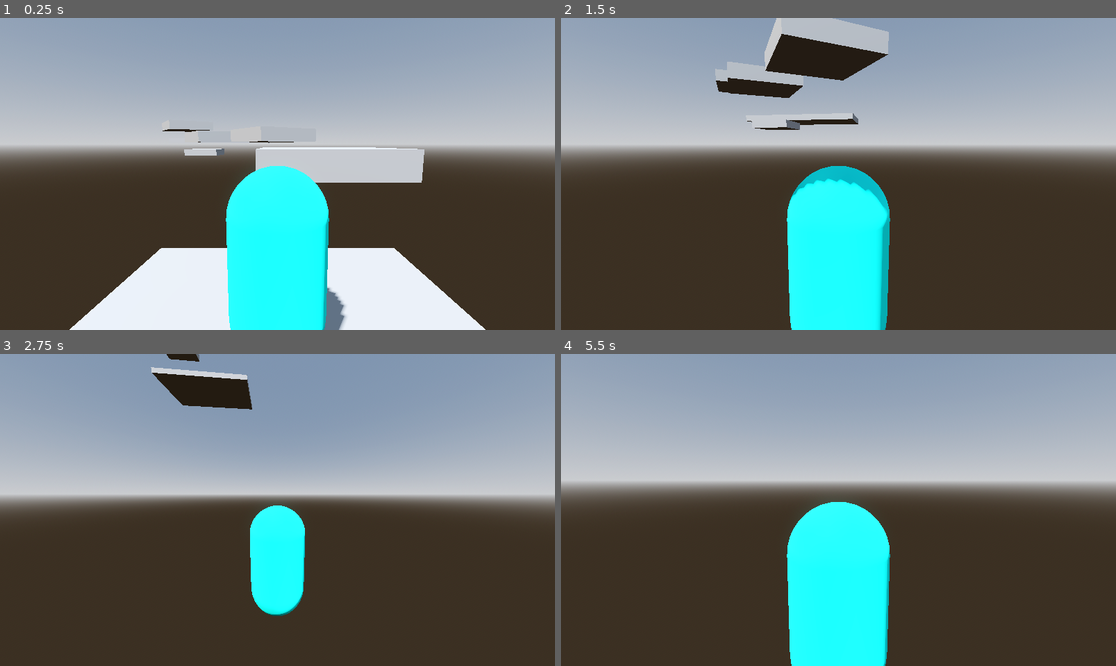
Above: before the commit, frames 1-4 (two rows, left to right).
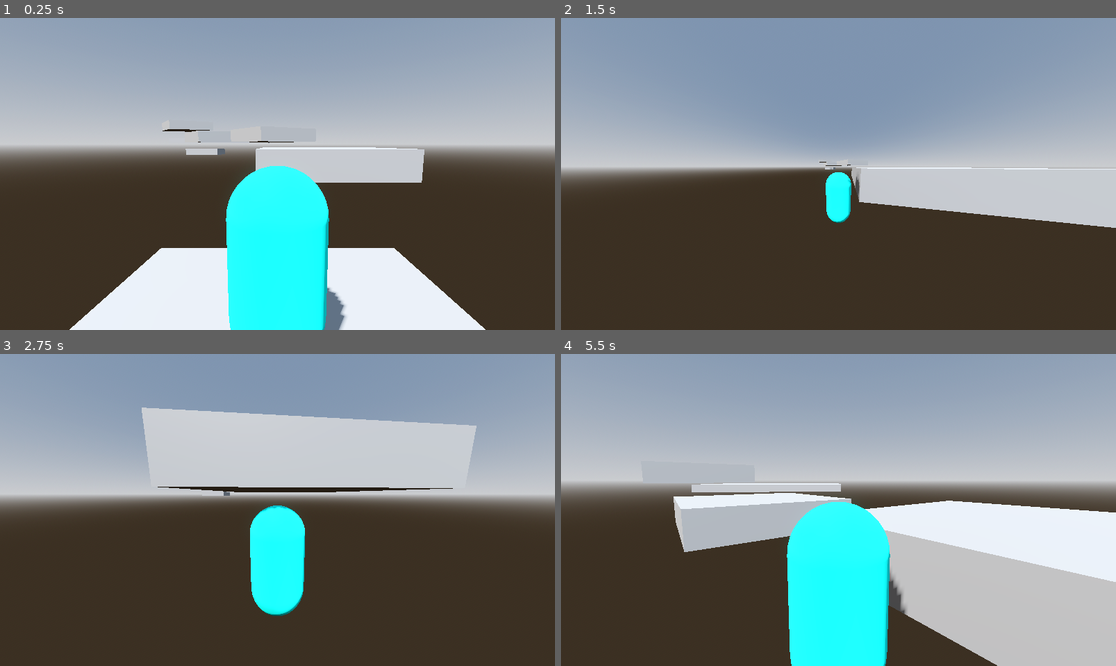
Above: after the commit, the same moments.

Repository: jpvds1/DDJD
Game: Godot game, scene res://scenes/levels/level_1.tscn
Two runs of this game, one before a commit and one after it. Both use one fixed random seed, a clock stepped at 60 frames per second and the inputs below. This scene is started directly instead of the project's main scene.
Inputs (mouse positions are in pixels of both pictures, inside the frame that each line leads up to):
- Up to frame 1 (0.25 s): no input
- Up to frame 2 (1.5 s): tap Enter at 0.5 s; move the mouse to (866, 174) at 0.52 s; hold W (move_forwards) from 0.53 s (still down); tap Q (dash) at 0.6, 1.35 s; tap Space (jump) at 0.77 s; move the mouse to (810, 174) at 1.27 s
- Up to frame 3 (2.75 s): keep holding W (move_forwards); tap Space (jump) at 1.52 s; move the mouse to (288, 503) at 2.02 s; hold Shift (sprint) from 2.03 s (still down); tap Q (dash) at 2.3 s
- Up to frame 4 (5.5 s): keep holding W (move_forwards); move the mouse to (832, 516) at 2.77 s; release Shift (sprint) at 2.78 s; tap Q (dash) at 2.85, 3.6, 4.55, 5.1 s; tap Space (jump) at 3.02, 3.77, 4.52 s; move the mouse to (877, 513) at 3.52 s; move the mouse to (794, 506) at 4.27 s; tap Shift (sprint) at 4.35 s; move the mouse to (844, 510) at 5.02 s

The runs differ from the first frame. In frame 1, less than 0.1% of the frame differs, in the area x 33-41%, y 41-45%; in frame 2, 42%, in the area x 0-100%, y 0-100%; in frame 3, 13%; in frame 4, 24%.

Commit message:
feat: checkpoint + killzone + end

Diff:
--- /dev/null
+++ b/platformer-game/scenes/building_materials/checkpoint_platform.tscn
@@ -0,0 +1,24 @@
+[gd_scene format=3 uid="uid://6sseieh1wxj"]
+
+[ext_resource type="Script" uid="uid://hw4irjj74dfq" path="res://scripts/systems/checkpoint_platform.gd" id="1_h78pt"]
+
+[sub_resource type="BoxShape3D" id="BoxShape3D_1dxj0"]
+size = Vector3(5.2, 2, 5.2)
+
+[node name="Checkpoint" type="Node3D" unique_id=1109484725]
+script = ExtResource("1_h78pt")
+
+[node name="CSGBox3D" type="CSGBox3D" parent="." unique_id=972123854]
+use_collision = true
+size = Vector3(5, 1, 5)
+
+[node name="Area3D" type="Area3D" parent="." unique_id=689319262]
+
+[node name="CollisionShape3D" type="CollisionShape3D" parent="Area3D" unique_id=2102500388]
+transform = Transform3D(1, 0, 0, 0, 1, 0, 0, 0, 1, 0, 1.5, 0)
+shape = SubResource("BoxShape3D_1dxj0")
+
+[node name="Marker3D" type="Marker3D" parent="." unique_id=1645794421]
+transform = Transform3D(1, 0, 0, 0, 1, 0, 0, 0, 1, 0, 1.6, 0)
+
+[connection signal="body_entered" from="Area3D" to="." method="_on_area_3d_body_entered"]
--- /dev/null
+++ b/platformer-game/scenes/building_materials/killzone.tscn
@@ -0,0 +1,14 @@
+[gd_scene format=3 uid="uid://dcgfprowomfpv"]
+
+[ext_resource type="Script" uid="uid://d21jcb5x5bkpo" path="res://scripts/systems/killzone.gd" id="1_mp63a"]
+
+[sub_resource type="BoxShape3D" id="BoxShape3D_mp63a"]
+size = Vector3(50.033447, 1, 80.81421)
+
+[node name="Killzone" type="Area3D" unique_id=767733067]
+script = ExtResource("1_mp63a")
+
+[node name="CollisionShape3D" type="CollisionShape3D" parent="." unique_id=1440156319]
+shape = SubResource("BoxShape3D_mp63a")
+
+[connection signal="body_entered" from="." to="." method="_on_body_entered"]
--- a/platformer-game/scenes/levels/level_1.tscn
+++ b/platformer-game/scenes/levels/level_1.tscn
@@ -2,6 +2,8 @@
 
 [ext_resource type="PackedScene" uid="uid://ch7shhditu1lk" path="res://scenes/player/capsule_character.tscn" id="1_ksju7"]
 [ext_resource type="Script" uid="uid://c2mgtmeu4p1bw" path="res://scripts/systems/end_area.gd" id="2_6iamk"]
+[ext_resource type="PackedScene" uid="uid://dcgfprowomfpv" path="res://scenes/building_materials/killzone.tscn" id="3_nsrm0"]
+[ext_resource type="PackedScene" uid="uid://6sseieh1wxj" path="res://scenes/building_materials/checkpoint_platform.tscn" id="4_x42e6"]
 
 [sub_resource type="ProceduralSkyMaterial" id="ProceduralSkyMaterial_64t6i"]
 sky_horizon_color = Color(0.66224277, 0.6717428, 0.6867428, 1)
@@ -43,11 +45,6 @@
 use_collision = true
 size = Vector3(5, 1, 5)
 
-[node name="CSGBox3D3" type="CSGBox3D" parent="CSGCombiner3D" unique_id=777810444]
-transform = Transform3D(1, 0, 0, 0, 1, 0, 0, 0, 1, 12.095789, 1.4234712, 36.785175)
-use_collision = true
-size = Vector3(5, 1, 5.288574)
-
 [node name="CSGBox3D7" type="CSGBox3D" parent="CSGCombiner3D" unique_id=303483664]
 transform = Transform3D(1, 0, 0, 0, 1, 0, 0, 0, 1, 12, 3.5, 50)
 use_collision = true
@@ -75,4 +72,17 @@
 transform = Transform3D(1, 0, 0, 0, 1, 0, 0, 0, 1, 12, 9, 50)
 shape = SubResource("BoxShape3D_nsrm0")
 
+[node name="Killzone" parent="." unique_id=767733067 instance=ExtResource("3_nsrm0")]
+transform = Transform3D(1, 0, 0, 0, 1, 0, 0, 0, 1, 0, -1.1847544, 0)
+
+[node name="CollisionShape3D" parent="Killzone" index="0" unique_id=1440156319]
+transform = Transform3D(1, 0, 0, 0, 1, 0, 0, 0, 1, 3.5545883, 0, 31.93064)
+
+[node name="Checkpoints" type="Node3D" parent="." unique_id=746168418]
+
+[node name="Checkpoint" parent="Checkpoints" unique_id=1109484725 instance=ExtResource("4_x42e6")]
+transform = Transform3D(1, 0, 0, 0, 1, 0, 0, 0, 1, 12, 1.5, 37)
+
 [connection signal="body_entered" from="Area3D" to="Area3D" method="_on_body_entered"]
+
+[editable path="Killzone"]
--- a/platformer-game/scripts/player/capsule_character.gd
+++ b/platformer-game/scripts/player/capsule_character.gd
@@ -18,11 +18,18 @@
 var waiting_for_second_tap := false
 var dash_direction := Vector3.ZERO
 
+# Respawn / Checkpoints
+var last_checkpoint_position: Vector3
+var has_checkpoint := false
+
 # Mouse movement
 const MOUSE_SENSITIVITY = 0.003
 
 func _ready():
 	Input.set_mouse_mode(Input.MOUSE_MODE_CAPTURED)
+	add_to_group("player")
+	last_checkpoint_position = global_position
+	has_checkpoint = true
 
 func _unhandled_input(event):
 	if event is InputEventMouseMotion:
@@ -83,6 +90,20 @@
 	if animation_player.current_animation != animation_name and animation_player.has_animation(animation_name):
 		animation_player.play(animation_name)
 
+func set_checkpoint(pos: Vector3) -> void:
+	last_checkpoint_position = pos
+	has_checkpoint = true
+	print("Checkpoint set at: ", pos)
+
+func respawn() -> void:
+	if not has_checkpoint:
+		return
+
+	global_position = last_checkpoint_position
+	velocity = Vector3.ZERO
+	is_dashing = false
+	can_dash = true
+
 func _on_dash_timer_timeout() -> void:
 	is_dashing = false
 
--- /dev/null
+++ b/platformer-game/scripts/systems/checkpoint_platform.gd
@@ -0,0 +1,19 @@
+extends Node3D
+
+@onready var area: Area3D = $Area3D
+@onready var respawn_point: Marker3D = $Marker3D
+
+var activated := false
+
+# Called when the node enters the scene tree for the first time.
+func _ready() -> void:
+	add_to_group("checkpoints")
+	area.body_entered.connect(_on_area_3d_body_entered)
+
+func _on_area_3d_body_entered(body: Node3D) -> void:
+	if activated:
+		return
+
+	if body.is_in_group("player"):
+		body.set_checkpoint(respawn_point.global_position)
+		activated = true
--- a/platformer-game/scripts/systems/end_area.gd
+++ b/platformer-game/scripts/systems/end_area.gd
@@ -1,6 +1,4 @@
 extends Area3D
-
-
 
 func _on_body_entered(body: Node3D) -> void:
 	print("end reached")
--- /dev/null
+++ b/platformer-game/scripts/systems/killzone.gd
@@ -0,0 +1,10 @@
+extends Area3D
+
+
+# Called when the node enters the scene tree for the first time.
+func _ready() -> void:
+	body_entered.connect(_on_body_entered)
+
+func _on_body_entered(body: Node3D) -> void:
+	if body.is_in_group("player"):
+		body.respawn()
Not shown, added: platformer-game/scripts/systems/checkpoint_platform.gd.uid
Not shown, added: platformer-game/scripts/systems/killzone.gd.uid
